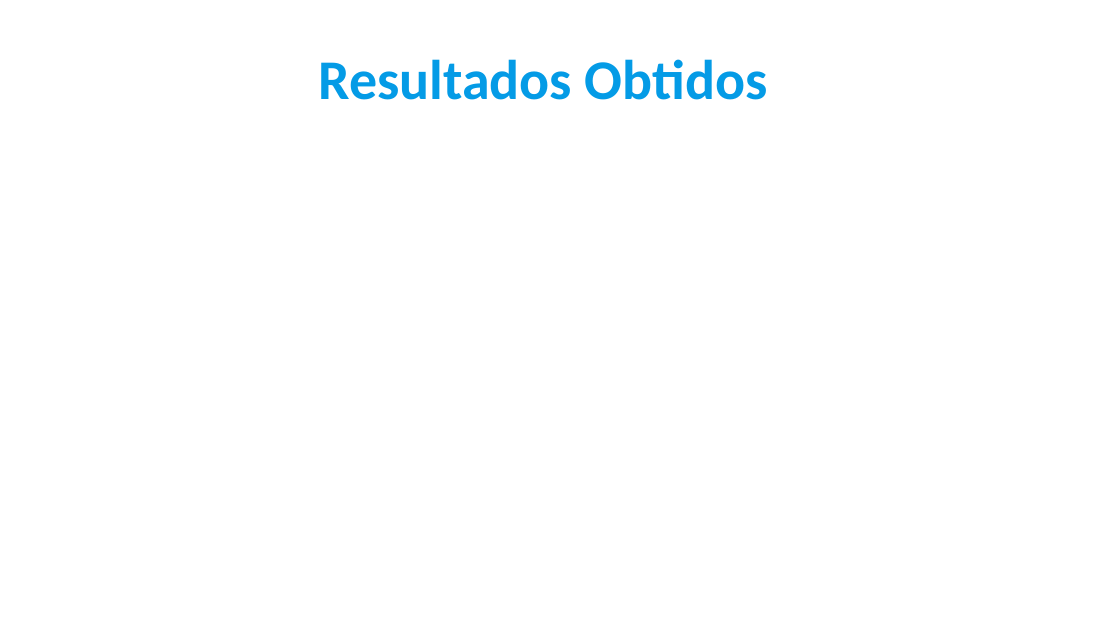
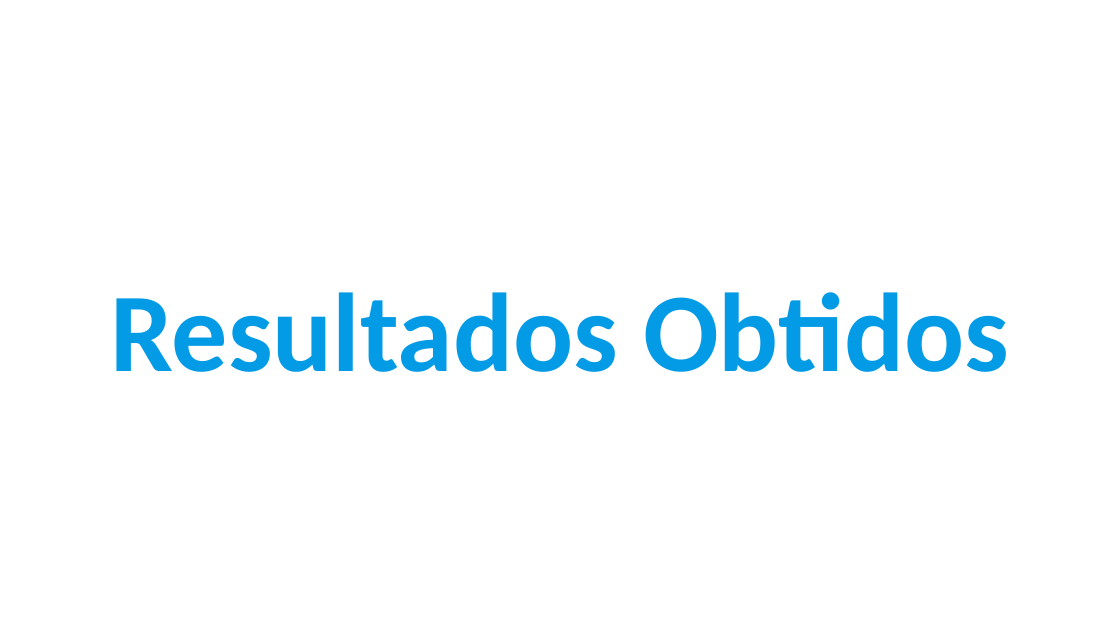
Before and after one commit to IgorSantos1996/GeneticAlgorithms, a slide deck: slide 18 of Apresentação.pptx. Drawn at 1120x630 pixels with LibreOffice and Linux fonts; fonts in the diff are those of the drawing. Boxes give left, top, right and bottom in pixels: in the first picture for what was removed or moved away, otherwise in the second. Text is boxed around its words. In the diff, an @@ line names an element or a change of style, - is before the commit and + after.

```diff
--- a/Apresentação.pptx
+++ b/Apresentação.pptx
@@ text "Resultados Obtidos": place and size @@
-text "Resultados Obtidos" at (318,59,768,100)
+text "Resultados Obtidos" at (110,292,1009,372)
@@ text "Resultados Obtidos" at (110,292,1009,372): size 48 to 96 pt @@
```
Also in this commit, not shown: 12 slides added.
